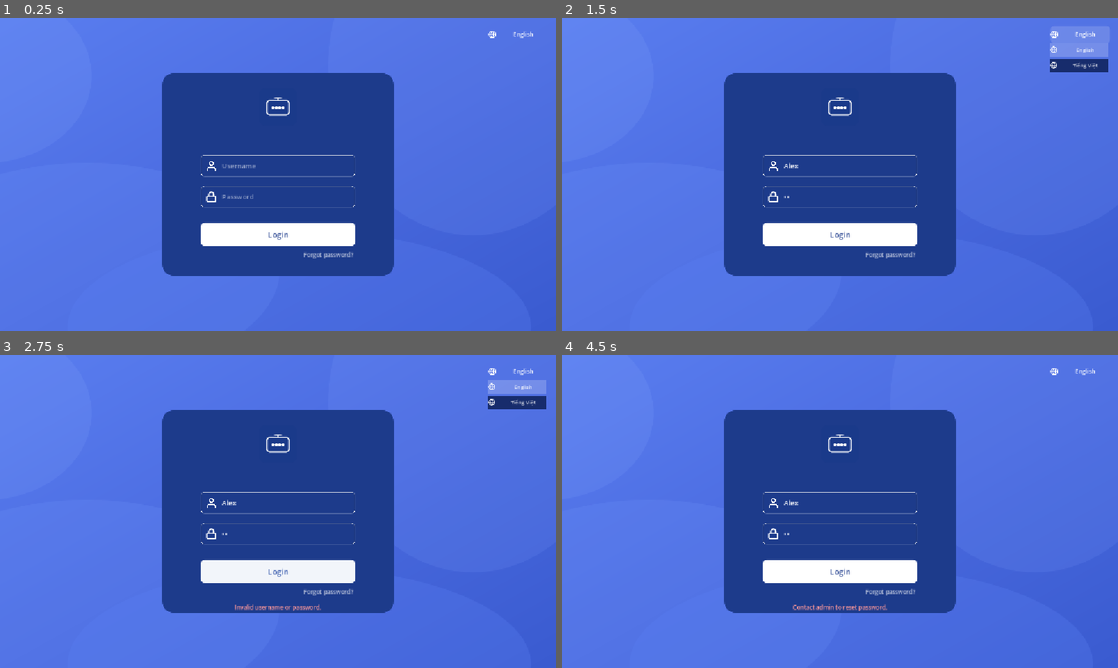
Above: before the commit, frames 1-4 (two rows, left to right).
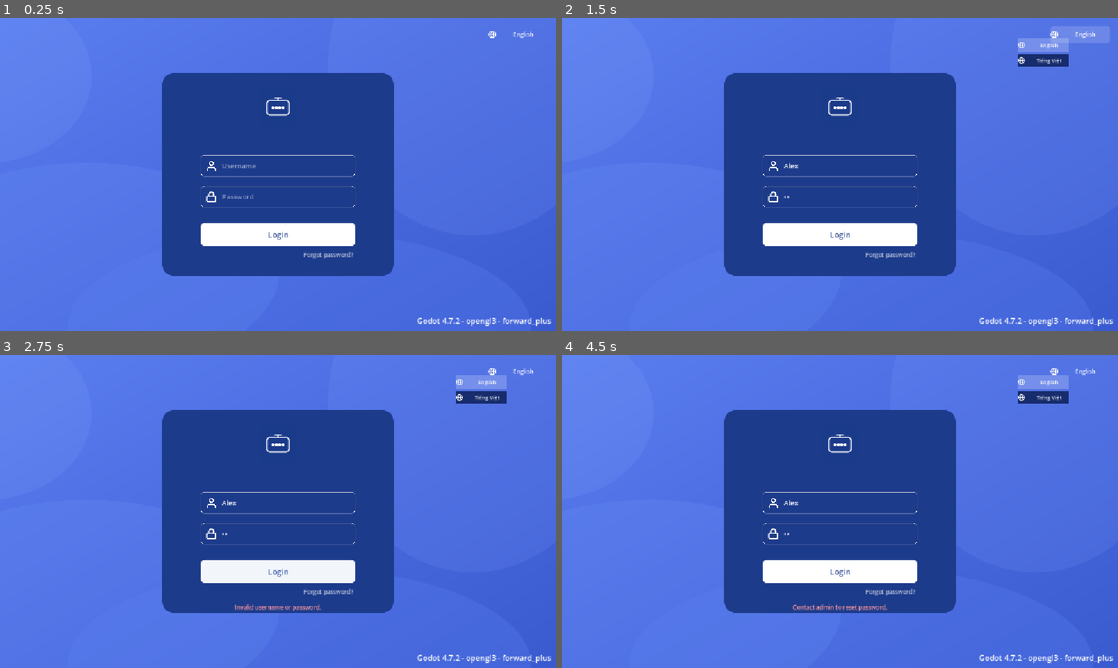
Above: after the commit, the same moments.

Repository: anv99-vn/code-game
Game: Godot game, scene res://scenes/main.tscn
The game is run twice, just before and just after one commit, with the same random seed, the same clock (stepped at 60 frames per second) and the same inputs.
Inputs (mouse positions are in pixels of both pictures, inside the frame that each line leads up to):
- Up to frame 1 (0.25 s): no input
- Up to frame 2 (1.5 s): click (840, 165) at 0.52 s; type "Alex" at 0.6 s; click (840, 196) at 0.75 s; type "12" at 0.83 s; click "English" at 1.25 s
- Up to frame 3 (2.75 s): click "Login" at 2 s
- Up to frame 4 (4.5 s): click "Forgot password?" at 2.75 s; click "English" at 3.5 s; tap Enter at 4.25 s; move the mouse to (962, 495) at 4.27 s; hold D (move_right) from 4.28 s (still down); tap K (mine) at 4.35 s; click (962, 495) at 4.42 s

The runs differ from the first frame. In frame 1, 0.3% of the frame differs, in the area x 75-100%, y 95-99%; in frame 2, 1.6%, in the area x 75-100%, y 6-99%; in frame 3, 1.6%; in frame 4, 1.0%.

Commit message:
feat(login): add render engine info label to login screen

Diff:
--- a/scenes/login.tscn
+++ b/scenes/login.tscn
@@ -254,7 +254,7 @@
 theme_override_font_sizes/font_size = 12
 horizontal_alignment = 1
 
-[node name="LangButton" parent="." instance=ExtResource("8_lb")]
+[node name="LangButton" parent="." unique_id=1304760667 instance=ExtResource("8_lb")]
 layout_mode = 1
 anchors_preset = 1
 anchor_left = 1.0
@@ -267,11 +267,20 @@
 theme_override_font_sizes/font_size = 12
 text = "English"
 
-[node name="LangDropdown" parent="LangButton" visible=false]
-layout_mode = 0
-offset_top = 36.0
-offset_right = 120.0
-offset_bottom = 92.0
+[node name="RenderEngineLabel" type="Label" parent="." unique_id=1486149929]
+layout_mode = 1
+anchors_preset = 3
+anchor_left = 1.0
+anchor_top = 1.0
+anchor_right = 1.0
+anchor_bottom = 1.0
+offset_left = -350.0
+offset_top = -30.0
+offset_right = -10.0
+offset_bottom = -10.0
+grow_horizontal = 0
+grow_vertical = 0
+horizontal_alignment = 2
 
 [connection signal="pressed" from="LoginButton" to="." method="_on_login_pressed"]
 [connection signal="pressed" from="LangButton" to="." method="_on_lang_pressed"]
--- a/scripts/login.gd
+++ b/scripts/login.gd
@@ -9,6 +9,7 @@
 @onready var forgot_password: Button = $ForgotPassword
 @onready var lang_button: Button = $LangButton
 @onready var lang_dropdown = $LangButton/LangDropdown
+@onready var render_engine_label: Label = $RenderEngineLabel
 
 
 func _ready() -> void:
@@ -16,6 +17,7 @@
 	forgot_password.pressed.connect(_on_forgot_password_pressed)
 	lang_dropdown.language_selected.connect(_on_language_selected)
 	_update_lang_button_text()
+	_update_render_engine_label()
 
 
 func on_login_changed(is_logged_in: bool) -> void:
@@ -74,6 +76,13 @@
 	_update_lang_button_text()
 
 
+func _update_render_engine_label() -> void:
+	var version := Engine.get_version_info()
+	var method: String = ProjectSettings.get_setting("rendering/renderer/rendering_method", "forward_plus")
+	var driver := RenderingServer.get_current_rendering_driver_name()
+	render_engine_label.text = "Godot %d.%d.%d - %s - %s" % [version.major, version.minor, version.patch, driver, method]
+
+
 func _update_lang_button_text() -> void:
 	var current := TranslationServer.get_locale().left(2)
 	var key: String = lang_dropdown.get_current_label(current)
